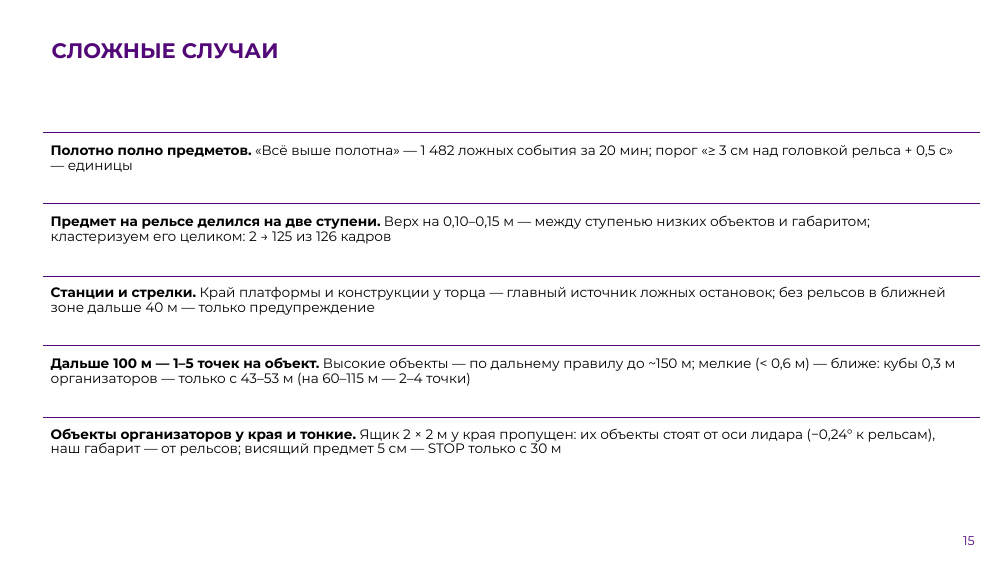
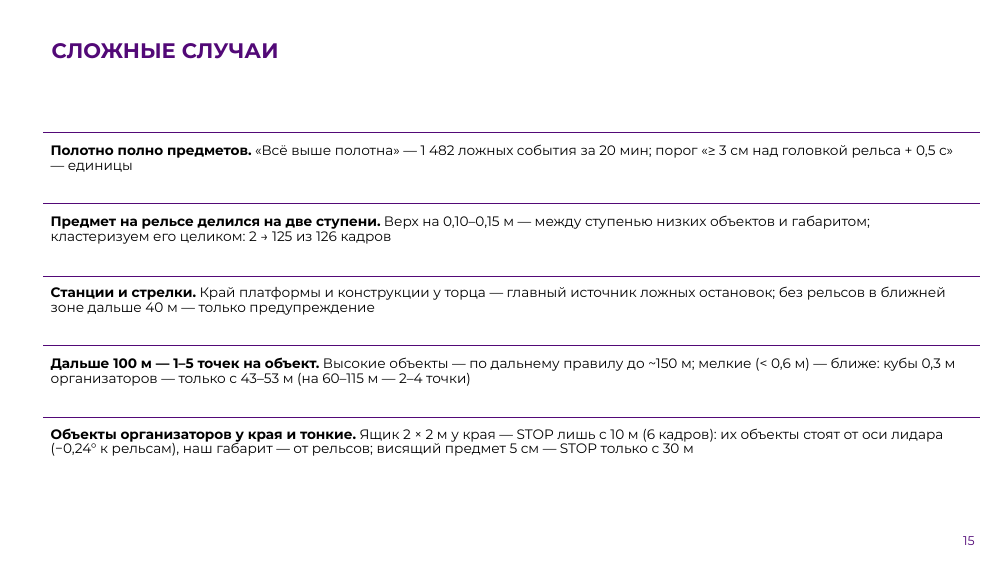
Before and after one commit to pmixay/ReSense, a slide deck: slide 15 of docs/presentation/ReSense_LCT2026.pptx. Drawn at 1008x567 pixels with LibreOffice and Linux fonts; fonts in the diff are those of the drawing; background and template pictures are left out. Boxes give left, top, right and bottom in pixels: in the first picture for what was removed or moved away, otherwise in the second. Text is boxed around its words. In the diff, an @@ line names an element or a change of style, - is before the commit and + after.

```diff
--- a/docs/presentation/ReSense_LCT2026.pptx
+++ b/docs/presentation/ReSense_LCT2026.pptx
@@ text at (x1=51, y1=428, x2=943, y2=456): text changed @@
-Объекты организаторов у края и тонкие. Ящик 2 × 2 м у края пропущен: их объекты стоят от оси лидара (−0,24° к рельсам), наш габарит — от рельсов; висящий предмет 5 см — STOP только с 30 м
+Объекты организаторов у края и тонкие. Ящик 2 × 2 м у края — STOP лишь с 10 м (6 кадров): их объекты стоят от оси лидара (−0,24° к рельсам), наш габарит — от рельсов; висящий предмет 5 см — STOP только с 30 м
```
Also in this commit, not shown: 4 other slides changed, 55 other files.
